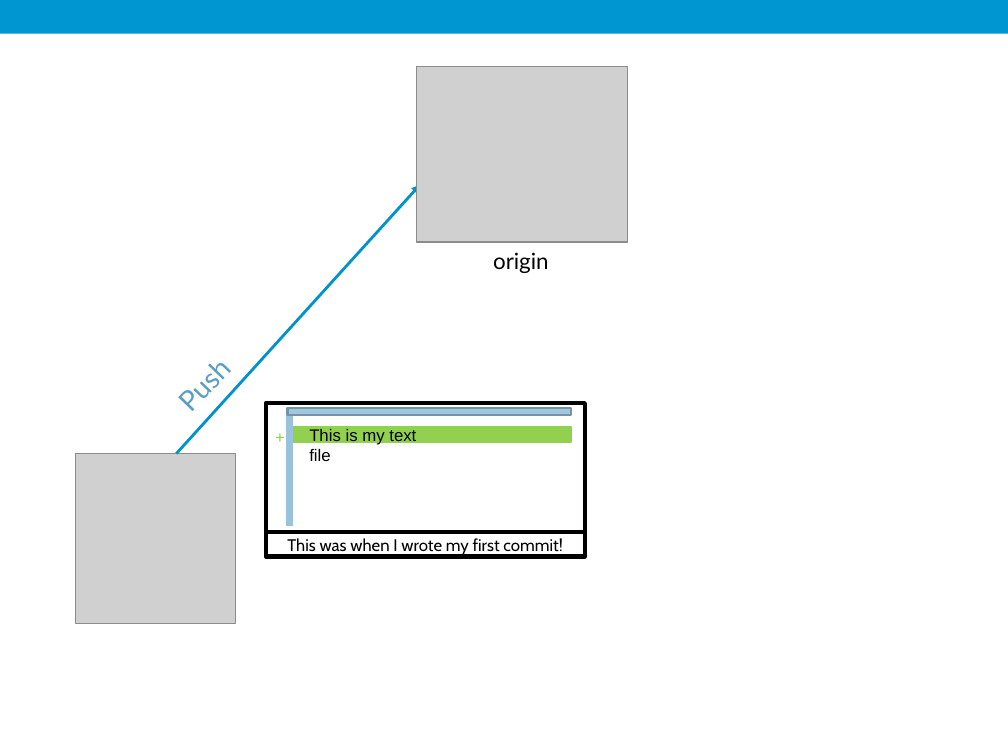
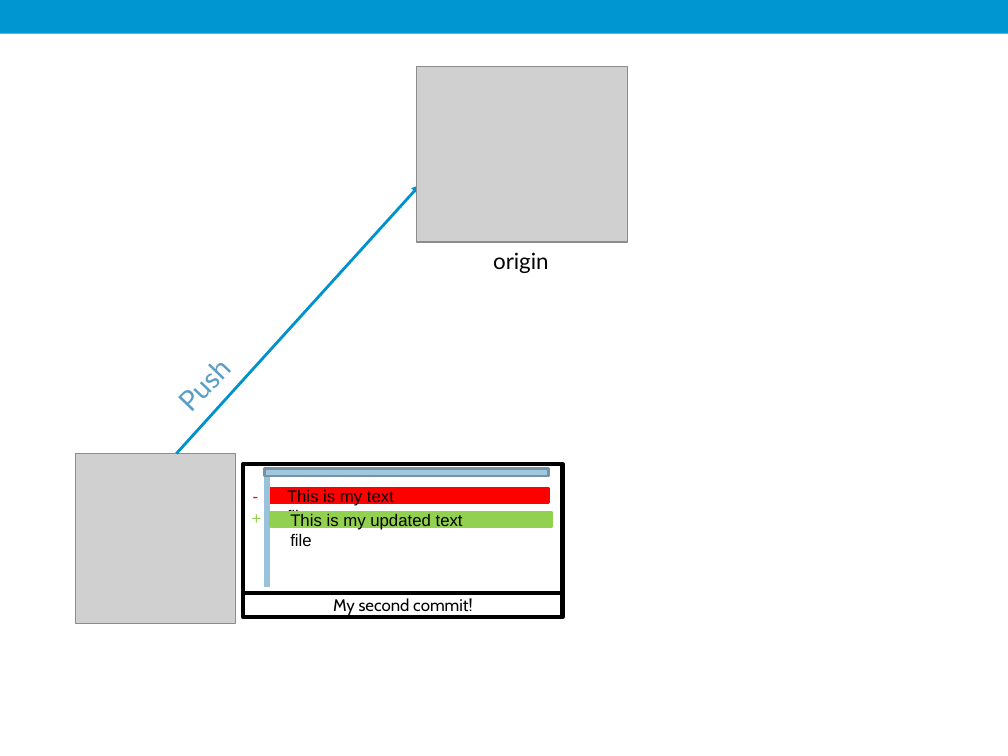
Before and after one commit to UI-Research/GitHub-Training-External, a slide deck: slide 39 of Intro.pptx (slide 29 before the commit). Drawn at 1008x756 pixels with LibreOffice and Linux fonts; fonts in the diff are those of the drawing; grey boxes stand for pictures; background and template pictures are left out. Boxes give left, top, right and bottom in pixels: in the first picture for what was removed or moved away, otherwise in the second. Text is boxed around its words. In the diff, an @@ line names an element or a change of style, - is before the commit and + after.

```diff
--- a/Intro.pptx
+++ b/Intro.pptx
@@ rectangle: place and size @@
-rectangle at box(266, 403, 586, 532)
+rectangle at box(243, 464, 562, 593)
@@ text "+": place and size @@
-text "+" at box(265, 422, 294, 453)
+text "+" at box(242, 503, 271, 533)
@@ text added at box(243, 481, 269, 511), 12 pt, text #FF0000 @@
+-
@@ 2 rectangles, 1 text, 1 line: place and size @@
-2 rectangles, 1 text, 1 line at box(287, 408, 571, 526)
+2 rectangles, 1 text, 1 line at box(265, 469, 548, 588)
@@ rectangle at box(267, 488, 548, 502): fill #92D050 to #FF0000; outline #92D050 2 pt to #FF0000 2 pt @@
@@ rectangle added at box(270, 512, 551, 526), fill #92D050, outline #92D050 2 pt @@
@@ text added at box(290, 514, 463, 546), 12 pt, text #000000 @@
+This is my updated text file
@@ rectangle "My second commit!": place and size @@
-rectangle "My second commit!" at box(266, 532, 586, 556)
+rectangle "My second commit!" at box(243, 593, 562, 617)
@@ text in rectangle at box(333, 598, 472, 616): text changed @@
-This was when I wrote my first commit!
+My second commit!
```
Also in this commit, not shown: 5 other slides changed, 14 slides added.
